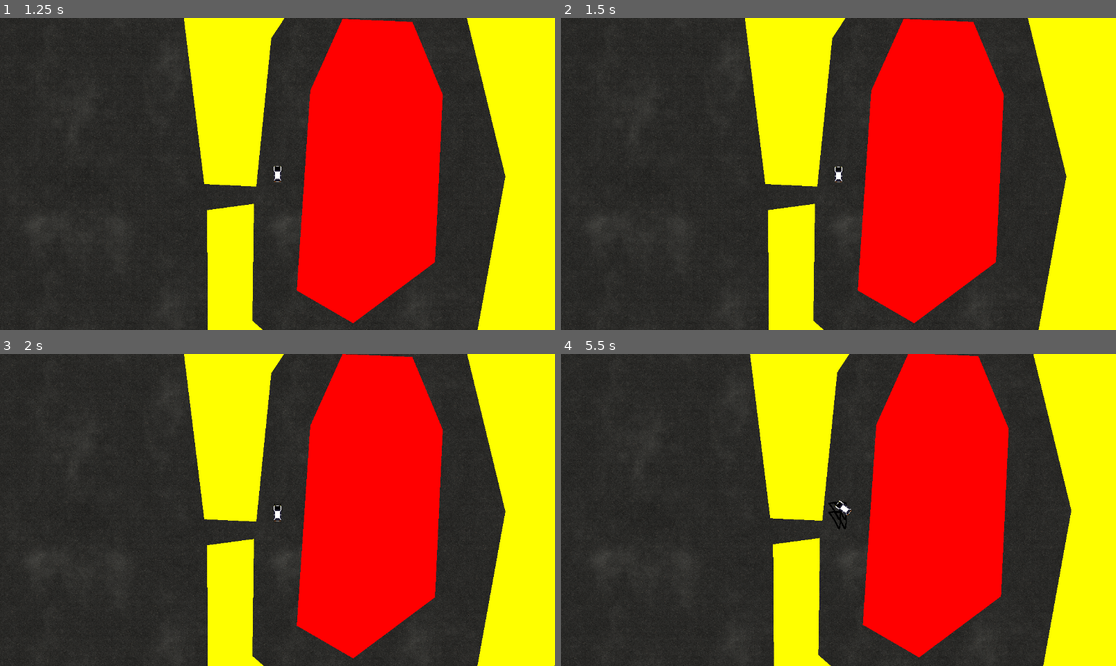
Above: before the commit, frames 1-4 (two rows, left to right).
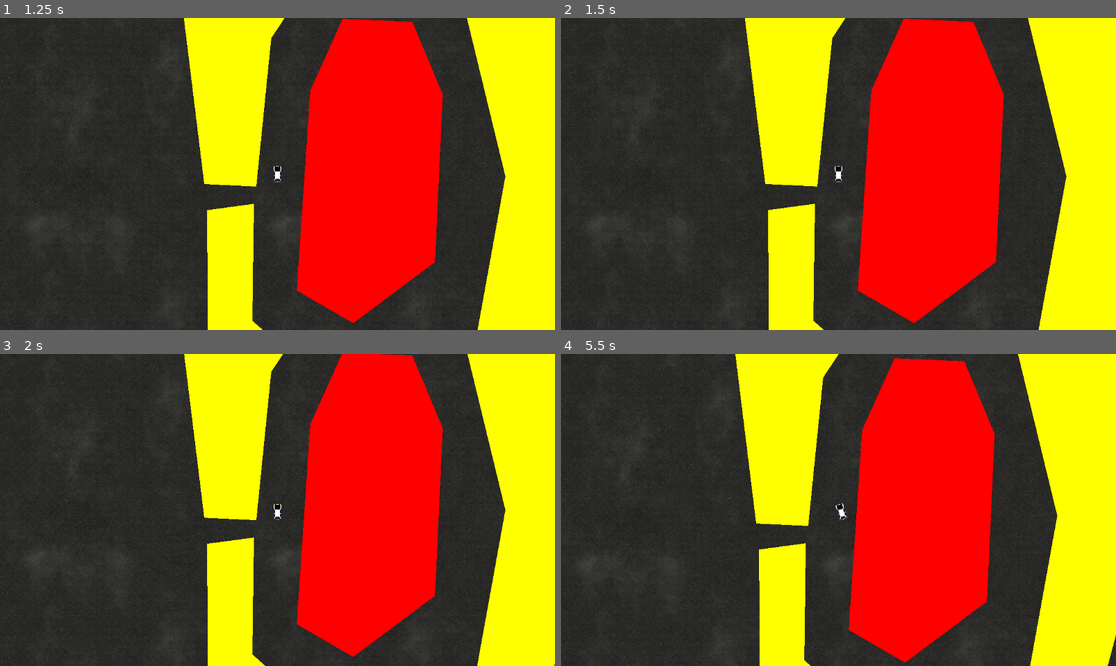
Above: after the commit, the same moments.

Repository: ras-marques/dejadrift
Game: Godot game, scene res://Main.tscn
Two runs of this game, one before a commit and one after it. Both use one fixed random seed, a clock stepped at 60 frames per second and the inputs below.
Inputs:
- Up to frame 1 (1.25 s): tap Enter at 0.5 s; hold D (car_turn_right) from 0.53 s (still down)
- Up to frame 2 (1.5 s): tap Space at 1.25 s; release D (car_turn_right) at 1.28 s; hold S (car_brake) from 1.28 s (still down)
- Up to frame 3 (2 s): keep holding S (car_brake)
- Up to frame 4 (5.5 s): release S (car_brake) at 2.03 s; hold D (car_turn_right) 2.03-2.78 s; hold W (car_accelerate) 2.78-3.53 s; hold A (car_turn_left) 3.53-5.03 s; hold S (car_brake) from 5.03 s (still down)

Frame 1 is identical in both runs. In frame 2, less than 0.1% of the frame differs, in the area x 25-91%, y 0-100%; in frame 3, 0.8%; in frame 4, 13%, in the area x 0-100%, y 0-100%.

Commit message:
Drift marks now appear conditionally with friction
Also tuned camera2D smoothing and car acceleration

Diff:
--- a/Car.tscn
+++ b/Car.tscn
@@ -21,6 +21,5 @@
 shape = SubResource("1")
 
 [node name="Camera2D" type="Camera2D" parent="."]
-limit_smoothed = true
 position_smoothing_enabled = true
-position_smoothing_speed = 1.0
+position_smoothing_speed = 4.0
--- a/Scripts/CarController.gd
+++ b/Scripts/CarController.gd
@@ -1,6 +1,6 @@
 extends RigidBody2D
 
-var accelerationValue = 80
+var accelerationValue = 120
 var brakingValue = 40
 var turningValue = 20
 
@@ -8,16 +8,16 @@
 var turning = 0
 
 var turningAngle = 0
-var frontWheelVector = 0
 
 var powerVector
 var turningVector
 
 var packedScene = preload("res://drift_marks.tscn")
 
+var drawDriftMarks = false
+
 func _ready():
-	powerVector = get_node("ArrowPower")
-	turningVector = get_node("ArrowPower")
+	pass
 
 func get_input():
 	if Input.is_action_pressed("car_accelerate"):
@@ -39,10 +39,12 @@
 
 func _process(_delta):
 	get_input()
-	var newNode = packedScene.instantiate()
-	get_tree().get_root().add_child(newNode)
-	newNode.z_index = -1
-	newNode.position = self.position
+	if(drawDriftMarks):
+		var newNode = packedScene.instantiate()
+		get_tree().get_root().add_child(newNode)
+		newNode.z_index = -1
+		newNode.position = self.position
+		newNode.rotation = self.rotation
 
 func computeForceForTheWheel(velocity, badDirection):
 	var velocityInBadDirection = velocity.dot(badDirection)
@@ -82,3 +84,8 @@
 	var frontNoSlipVector = Vector2(sin(frontNoSlipAngle), -cos(frontNoSlipAngle))
 	var frontWheelFrictionForce = computeForceForTheWheel(velocity, frontNoSlipVector)
 	apply_force(frontWheelFrictionForce, frontWheelPosition)
+
+	if backWheelFrictionForce.length() > 55 or frontWheelFrictionForce.length() > 55:
+		drawDriftMarks = true
+	else:
+		drawDriftMarks = false
